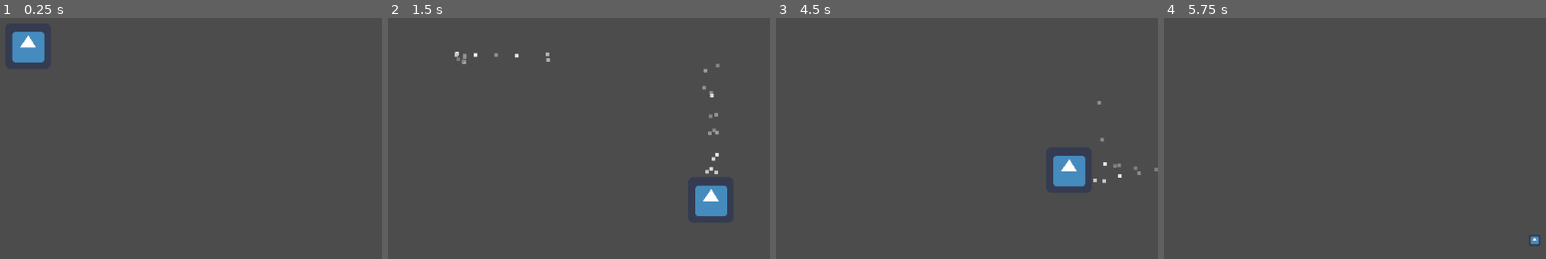
Above: before the commit, frames 1-4 (left to right).
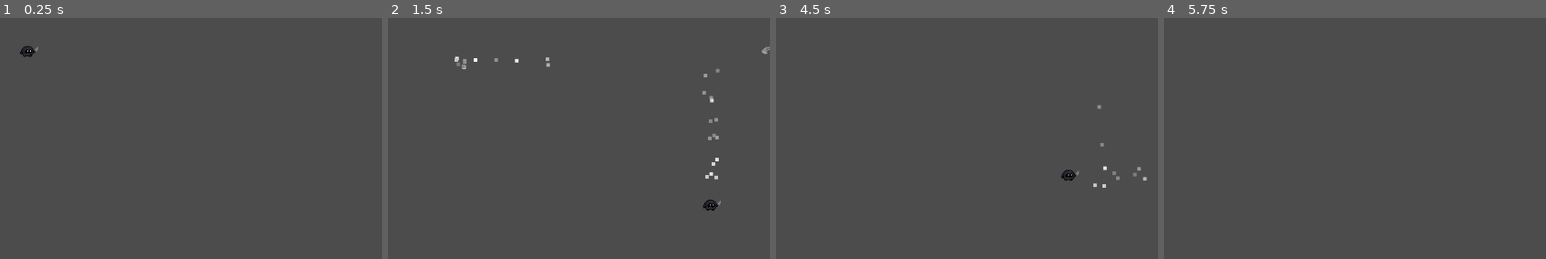
Above: after the commit, the same moments.

Repository: farbest/hatGame
Game: Godot game, scene res://TestScene.tscn
The game is run twice, just before and just after one commit, with the same random seed, the same clock (stepped at 60 frames per second) and the same inputs. The engine's default icon, where the game draws it, is replaced by a stand-in: a white triangle on a blue panel in a dark square.
Inputs (mouse positions are in pixels of both pictures, inside the frame that each line leads up to):
- Up to frame 1 (0.25 s): no input
- Up to frame 2 (1.5 s): tap Enter at 0.5 s; move the mouse to (567, 22) at 0.52 s; hold Right (ui_right) 0.53-1.28 s; tap Space (dash) at 0.6, 1.35 s; click (567, 22) at 0.67 s; move the mouse to (outside the picture) at 1.27 s; hold Down (ui_down) from 1.28 s (still down)
- Up to frame 3 (4.5 s): move the mouse to (outside the picture) at 2.02 s; release Down (ui_down) at 2.03 s; hold Right (ui_right) 2.03-2.78 s; tap Space (dash) at 2.1, 2.75, 2.85, 3.6, 4.25, 4.35 s; move the mouse to (outside the picture) at 2.77 s; hold Up (ui_up) 2.78-3.53 s; click (outside the picture) at 2.92 s; tap Enter at 3.5 s; move the mouse to (1012, 109) at 3.52 s; hold Left (ui_left) from 3.53 s (still down); move the mouse to (outside the picture) at 4.27 s
- Up to frame 4 (5.75 s): move the mouse to (1217, 44) at 5.02 s; release Left (ui_left) at 5.03 s; hold Down (ui_down) from 5.03 s (still down); tap Space (dash) at 5.1 s; click (1217, 44) at 5.17 s

The runs differ from the first frame. In frame 1, 1.1% of the frame differs, in the area x 3-12%, y 5-19%; in frame 2, 1.8%, in the area x 17-100%, y 11-83%; in frame 3, 1.4%; in frame 4, less than 0.1%.

Commit message:
Added sprites

Diff:
--- a/PlayerRelated/knife/Knife.tscn
+++ b/PlayerRelated/knife/Knife.tscn
@@ -1,13 +1,55 @@
-[gd_scene load_steps=3 format=2]
+[gd_scene load_steps=10 format=2]
 
 [ext_resource path="res://PlayerRelated/knife/Knife.gd" type="Script" id=1]
-[ext_resource path="res://icon.png" type="Texture" id=2]
+[ext_resource path="res://PlayerRelated/knife/knife_throw.png" type="Texture" id=2]
+
+[sub_resource type="AtlasTexture" id=1]
+flags = 4
+atlas = ExtResource( 2 )
+region = Rect2( 0, 0, 16, 16 )
+
+[sub_resource type="AtlasTexture" id=2]
+flags = 4
+atlas = ExtResource( 2 )
+region = Rect2( 16, 0, 16, 16 )
+
+[sub_resource type="AtlasTexture" id=3]
+flags = 4
+atlas = ExtResource( 2 )
+region = Rect2( 32, 0, 16, 16 )
+
+[sub_resource type="AtlasTexture" id=4]
+flags = 4
+atlas = ExtResource( 2 )
+region = Rect2( 48, 0, 16, 16 )
+
+[sub_resource type="AtlasTexture" id=5]
+flags = 4
+atlas = ExtResource( 2 )
+region = Rect2( 64, 0, 16, 16 )
+
+[sub_resource type="SpriteFrames" id=6]
+animations = [ {
+"frames": [ SubResource( 1 ), SubResource( 2 ), SubResource( 3 ), SubResource( 4 ), SubResource( 5 ) ],
+"loop": true,
+"name": "default",
+"speed": 10.0
+} ]
+
+[sub_resource type="CircleShape2D" id=7]
+radius = 8.0
 
 [node name="DefaultKnifeBullet" type="KinematicBody2D"]
-position = Vector2( 141, 73 )
+position = Vector2( 125, 56 )
 script = ExtResource( 1 )
 
-[node name="Sprite" type="Sprite" parent="."]
-position = Vector2( -23, -21.5 )
-scale = Vector2( 0.25, 0.25 )
-texture = ExtResource( 2 )
+[node name="AnimatedSprite" type="AnimatedSprite" parent="."]
+physics_interpolation_mode = 1
+frames = SubResource( 6 )
+frame = 2
+playing = true
+
+[node name="CollisionShape2D" type="CollisionShape2D" parent="."]
+physics_interpolation_mode = 1
+shape = SubResource( 7 )
+one_way_collision = true
--- a/TestScene.tscn
+++ b/TestScene.tscn
@@ -1,14 +1,44 @@
-[gd_scene load_steps=8 format=2]
+[gd_scene load_steps=14 format=2]
 
 [ext_resource path="res://PlayerRelated/PlayerMovement.gd" type="Script" id=1]
-[ext_resource path="res://icon.png" type="Texture" id=2]
+[ext_resource path="res://PlayerRelated/idle.png" type="Texture" id=2]
+
+[sub_resource type="AtlasTexture" id=6]
+flags = 4
+atlas = ExtResource( 2 )
+region = Rect2( 0, 0, 32, 32 )
+
+[sub_resource type="AtlasTexture" id=7]
+flags = 4
+atlas = ExtResource( 2 )
+region = Rect2( 32, 0, 32, 32 )
+
+[sub_resource type="AtlasTexture" id=8]
+flags = 4
+atlas = ExtResource( 2 )
+region = Rect2( 64, 0, 32, 32 )
+
+[sub_resource type="AtlasTexture" id=9]
+flags = 4
+atlas = ExtResource( 2 )
+region = Rect2( 96, 0, 32, 32 )
+
+[sub_resource type="AtlasTexture" id=10]
+flags = 4
+atlas = ExtResource( 2 )
+region = Rect2( 128, 0, 32, 32 )
+
+[sub_resource type="AtlasTexture" id=11]
+flags = 4
+atlas = ExtResource( 2 )
+region = Rect2( 160, 0, 32, 32 )
 
 [sub_resource type="SpriteFrames" id=1]
 animations = [ {
-"frames": [ ExtResource( 2 ) ],
+"frames": [ SubResource( 6 ), SubResource( 7 ), SubResource( 8 ), SubResource( 9 ), SubResource( 10 ), SubResource( 11 ) ],
 "loop": true,
-"name": "default",
-"speed": 5.0
+"name": "idle",
+"speed": 10.0
 } ]
 
 [sub_resource type="CircleShape2D" id=2]
@@ -32,20 +62,26 @@
 color_initial_ramp = SubResource( 5 )
 
 [node name="Node2D" type="Node2D"]
-position = Vector2( 527, 301 )
+position = Vector2( 527, 305 )
 
 [node name="Player" type="KinematicBody2D" parent="."]
 script = ExtResource( 1 )
 
 [node name="PlayerPosition" type="Position2D" parent="Player"]
+position = Vector2( 0, 2 )
 
 [node name="PlayerSprite" type="AnimatedSprite" parent="Player"]
+position = Vector2( 0, -5 )
 frames = SubResource( 1 )
+animation = "idle"
+playing = true
 
 [node name="PlayerCollision" type="CollisionShape2D" parent="Player"]
+position = Vector2( 0, 4 )
 shape = SubResource( 2 )
 
 [node name="DashParticles" type="Particles2D" parent="Player"]
+position = Vector2( 0, 3 )
 z_index = -1
 emitting = false
 amount = 150
Binary file added: PlayerRelated/idle.png
Not shown, added: PlayerRelated/idle.png.import
Binary file added: PlayerRelated/knife/knife.png
Not shown, added: PlayerRelated/knife/knife.png.import
Binary file added: PlayerRelated/knife/knife_throw.png
Not shown, added: PlayerRelated/knife/knife_throw.png.import
